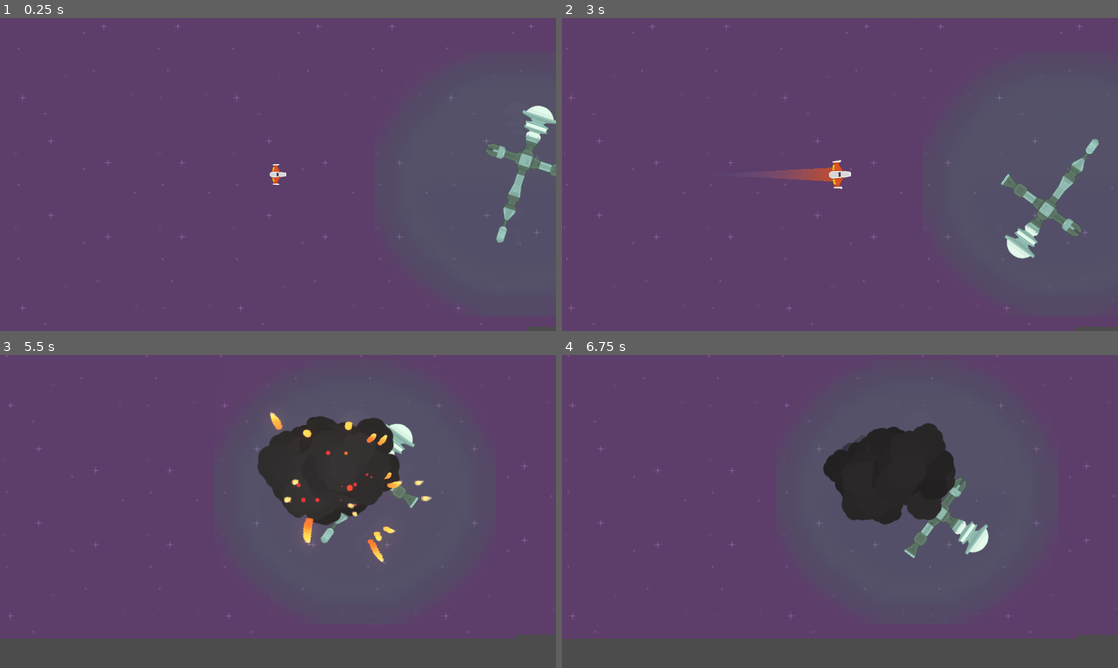
Above: before the commit, frames 1-4 (two rows, left to right).
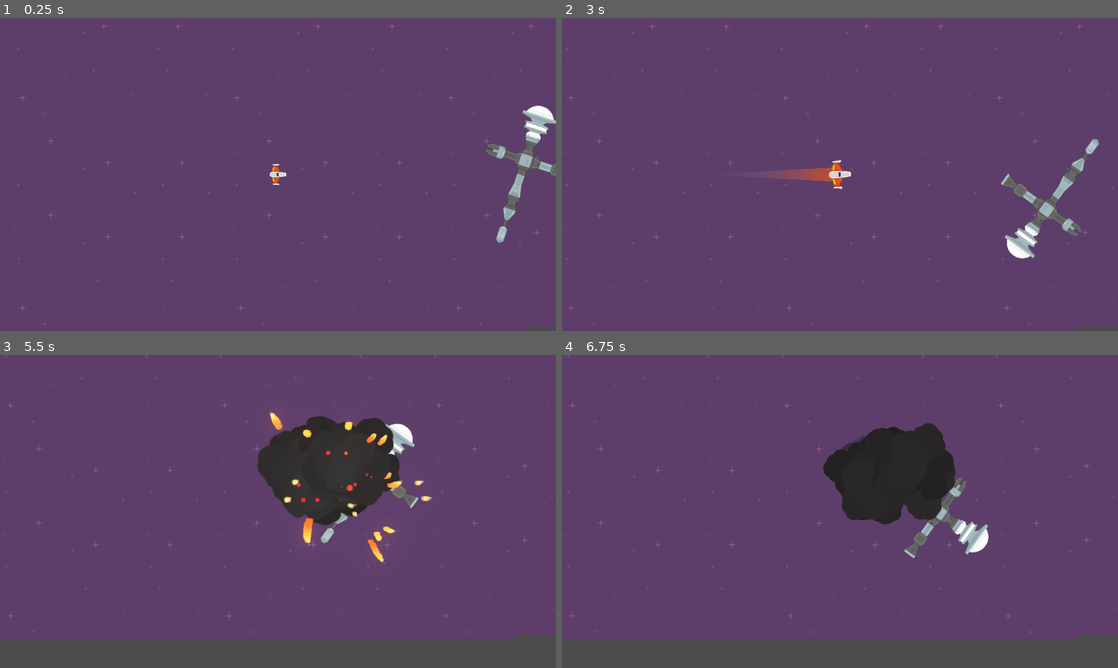
Above: after the commit, the same moments.

Repository: Elunneh/Juego-Meteo
Game: Godot game, scene res://Juego/Niveles/NivelTest.tscn
Two runs of this game, one before a commit and one after it. Both use one fixed random seed, a clock stepped at 60 frames per second and the inputs below.
Inputs (mouse positions are in pixels of both pictures, inside the frame that each line leads up to):
- Up to frame 1 (0.25 s): no input
- Up to frame 2 (3 s): move the mouse to (962, 158) at 0.52 s; press the mouse at (962, 158) at 0.53 s; hold W (mover_adelante) 0.53-1.28 s; move the mouse to (728, 190) at 1.27 s; release the mouse at (728, 190) at 1.28 s; hold S (mover_atras) 1.28-2.03 s; right-click (728, 190) at 1.35 s; move the mouse to (895, 105) at 2.02 s; hold W (mover_adelante) from 2.03 s (still down); tap E (recarga_laser) at 2.1 s; move the mouse to (812, 237) at 2.77 s; tap A (rotar_antihorario) at 2.85 s
- Up to frame 3 (5.5 s): move the mouse to (444, 558) at 3.52 s; release W (mover_adelante) at 3.53 s; hold D (rotar_horario) 3.53-4.28 s; hold S (mover_atras) from 3.53 s (still down); move the mouse to (111, 464) at 4.27 s; tap Mouse wheel up (zoom_acercar) at 4.35 s; move the mouse to (305, 511) at 5.02 s; hold Mouse wheel down (zoom_alejar) from 5.03 s (still down)
- Up to frame 4 (6.75 s): move the mouse to (756, 433) at 5.77 s; release S (mover_atras) at 5.78 s; release Mouse wheel down (zoom_alejar) at 5.78 s; hold W (mover_adelante) from 5.78 s (still down); click (756, 433) at 5.85 s; move the mouse to (962, 495) at 6.52 s; hold Right mouse button (disparo_secundario) from 6.53 s (still down)

The runs differ from the first frame. In frame 1, 0.2% of the frame differs, in the area x 94-100%, y 28-39%; in frame 2, 0.2%, in the area x 80-86%, y 66-77%; in frame 3, 0.1%; in frame 4, 0.2%.

Commit message:
Update BaseEnemiga.tscn

Diff:
--- a/Juego/Naves/BaseEnemiga.tscn
+++ b/Juego/Naves/BaseEnemiga.tscn
@@ -48,6 +48,23 @@
 "transitions": PoolRealArray(  ),
 "update": 0,
 "values": [  ]
+}
+
+[sub_resource type="Animation" id=7]
+resource_name = "Pendulo"
+length = 5.0
+loop = true
+tracks/0/type = "value"
+tracks/0/path = NodePath("Sprites:rotation_degrees")
+tracks/0/interp = 1
+tracks/0/loop_wrap = true
+tracks/0/imported = false
+tracks/0/enabled = true
+tracks/0/keys = {
+"times": PoolRealArray( 0, 1, 2, 3, 4, 5 ),
+"transitions": PoolRealArray( 1, 1, 1, 1, 1, 1 ),
+"update": 0,
+"values": [ 0.0, -44.9999, -55.0, 45.0, 55.0, 0.0 ]
 }
 
 [sub_resource type="Animation" id=2]
@@ -112,6 +129,7 @@
 script = ExtResource( 7 )
 
 [node name="Sprites" type="Node2D" parent="."]
+rotation = -0.0785397
 
 [node name="SpriteA" type="Sprite" parent="Sprites"]
 position = Vector2( 143, -98 )
@@ -148,14 +166,17 @@
 shape = SubResource( 6 )
 
 [node name="AreaAtraccion" parent="." instance=ExtResource( 1 )]
+visible = false
 
 [node name="SpriteZonaRecarga" type="Sprite" parent="."]
-modulate = Color( 1, 1, 1, 0.0117647 )
+visible = false
+modulate = Color( 1, 1, 1, 0.0196078 )
 position = Vector2( 6, -45 )
 texture = ExtResource( 6 )
 
 [node name="AnimationPlayer" type="AnimationPlayer" parent="."]
 anims/Default = SubResource( 1 )
+anims/Pendulo = SubResource( 7 )
 anims/rotacion_anti_horario = SubResource( 2 )
 anims/rotacion_horario = SubResource( 3 )
 
Not shown: 1 places in Juego/Naves/BaseEnemiga.tscn that only renumber resources
